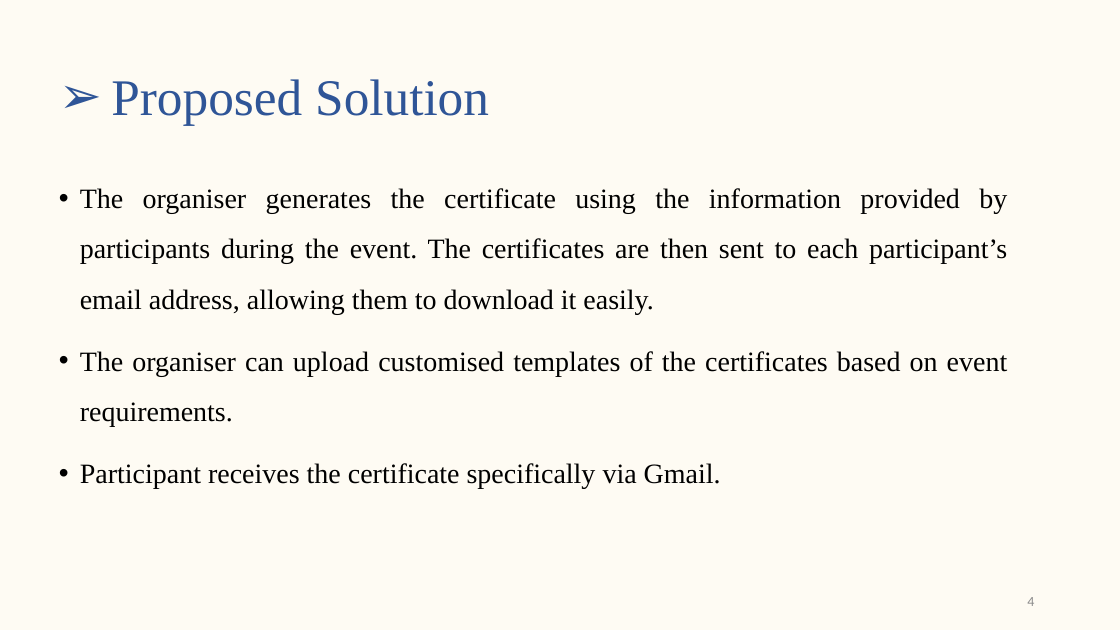
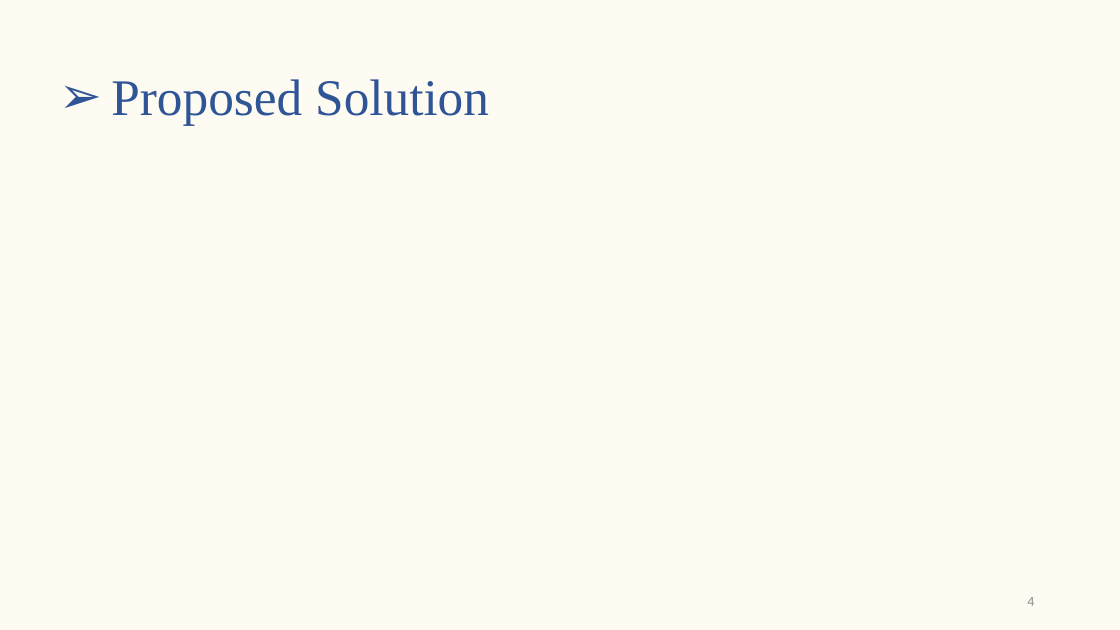
Before and after one commit to s-saanvi/Collection, a slide deck: slide 4 of Synopsis/Synopsis Presentation.pptx. Drawn at 1120x630 pixels with LibreOffice and Linux fonts; fonts in the diff are those of the drawing. Boxes give left, top, right and bottom in pixels: in the first picture for what was removed or moved away, otherwise in the second. Text is boxed around its words. In the diff, an @@ line names an element or a change of style, - is before the commit and + after.

```diff
--- a/Synopsis/Synopsis Presentation.pptx
+++ b/Synopsis/Synopsis Presentation.pptx
@@ text removed at <box>80,188,1008,489</box> @@
-• The organiser generates the certificate using the information provided by participants during the event. The certificates are then sent to each participant’s email address, allowing them to download it easily.
-• The organiser can upload customised templates of the certificates based on event requirements.
-• Participant receives the certificate specifically via Gmail.
```
Also in this commit, not shown: 4 other slides changed, 1 other file.
